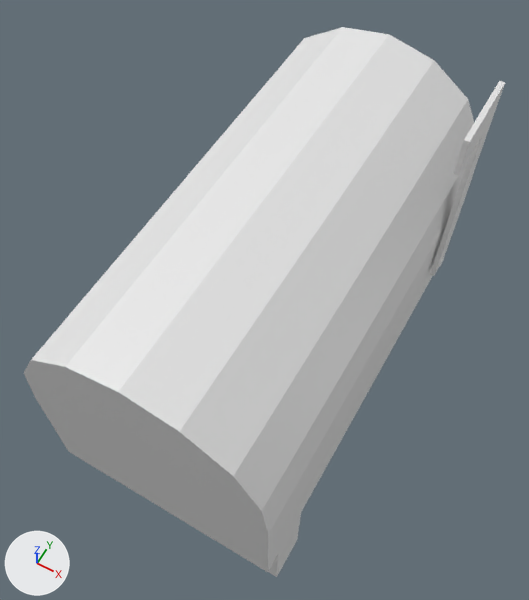
What one commit did to the Blender file mailbox.blend.
One viewpoint serves both versions: a camera (50 mm lens) standing at (7.9, -8.3, 24.0) and looking at (-3.9, 12.0, -12.8). The lights are fixed; the arrows at lower left show +X, +Y and +Z.
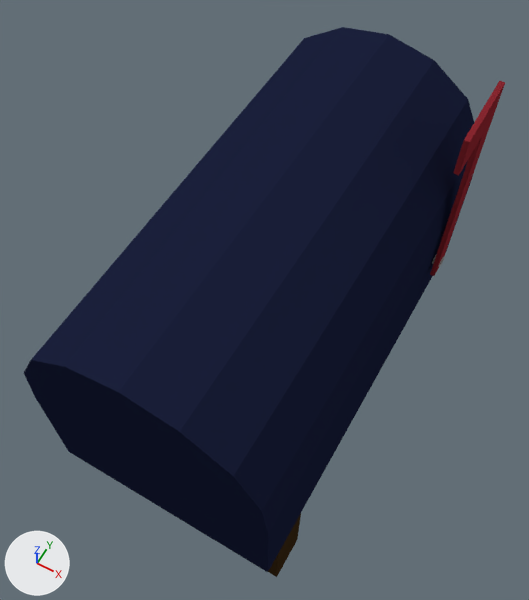
The change, as a list of edits to the scene's bpy script:
```text
Add mat_red_flag:
    mat_red_flag = diffuse_material('red flag')
    mat_red_flag.base_color = (0.246, 0.0207, 0.0297)  # red #882730
Add mat_box:
    mat_box = diffuse_material('box')
    mat_box.base_color = (0.0112, 0.015, 0.0445)  # dark blue #1b213c
Add mat_metal:
    mat_metal = diffuse_material('metal')
    mat_metal.base_color = (0.296, 0.296, 0.296)  # grey #949494
Add mat_wood:
    mat_wood = diffuse_material('wood')
    mat_wood.base_color = (0.042, 0.0227, 0.00808)  # brown #3a2a16
Change me_cylinder:
    where me_cylinder.from_pydata(...)  # 58 vertices, 39 faces; spans x -1.0..1.08, y -7.7..1.32, z -0.62..1.0
    used by ob_cylinder; location = (-0.01, 8.1, 0.05); rotation_euler = (1.571, 0.0, 0.0), in degrees (90, 0, 0); scale = (4.8, 5.47, 10.9)
    me_cylinder part 1: all 5 faces centred in x -0.38..0.38, y -7.7..-4.34, z 0.02..0.36 switch from no material to mat_wood (brown #3a2a16)
    me_cylinder part 2: all 13 faces centred in x -1.0..1.0, y -0.99..0.96, z -0.62..1.0 switch from no material to mat_box (dark blue #1b213b)
    me_cylinder part 3: 14 of the faces centred in x 1.03..1.07, y -0.54..1.32, z -0.39..-0.1 switch from no material to mat_red_flag (red #882730)
    add me_cylinder.materials.append(mat_metal)  # grey #949494
```

Location of each change, (x1, y1, x2, y2) in pixels of the pictures (529 x 600 px):
part 1 of me_cylinder, recoloured: (268, 514, 301, 577) in both
part 2 of me_cylinder, recoloured (white to blue): (24, 27, 474, 572) in both
part 3 of me_cylinder, recoloured (grey to red): (430, 81, 505, 276) in both
